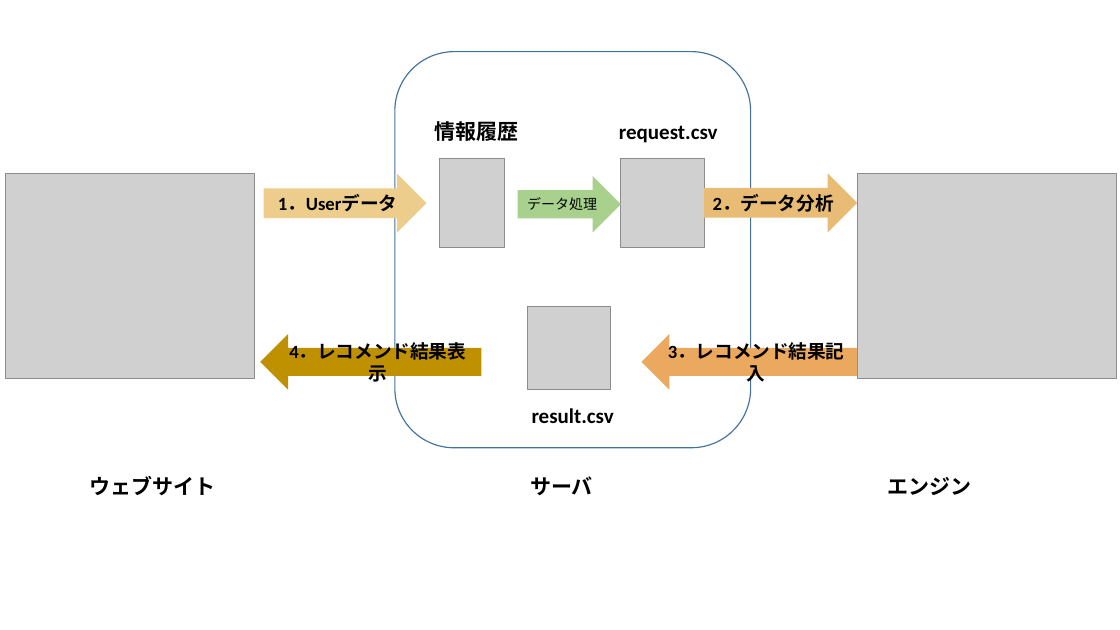
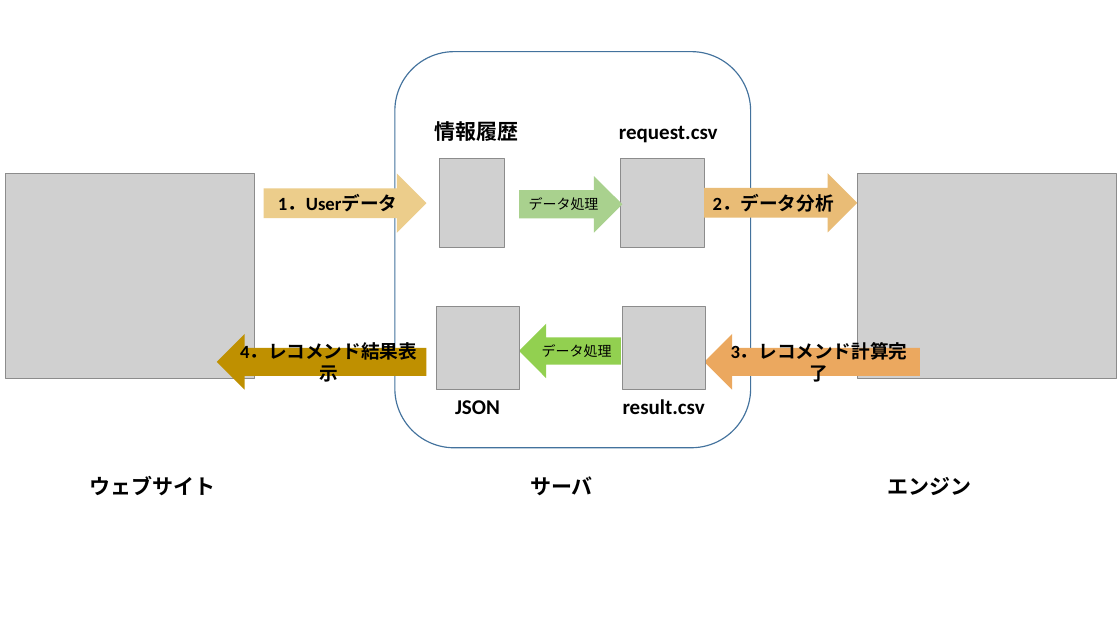
Before and after one commit to we333/m2_paper, a slide deck: slide 7 of ppt.pptx. Drawn at 1120x630 pixels with LibreOffice and Linux fonts; fonts in the diff are those of the drawing; grey boxes stand for pictures. Boxes give left, top, right and bottom in pixels: in the first picture for what was removed or moved away, otherwise in the second. Text is boxed around its words. In the diff, an @@ line names an element or a change of style, - is before the commit and + after.

```diff
--- a/ppt.pptx
+++ b/ppt.pptx
@@ picture added at bbox=[436, 307, 519, 390] @@
@@ left arrow added at bbox=[519, 323, 621, 378], fill #92D050, 12 pt, text #000000 @@
+データ処理
@@ picture: place and size @@
-picture at bbox=[528, 307, 611, 390]
+picture at bbox=[623, 307, 706, 390]
@@ left arrow "4．レコメンド結果表示": place and size @@
-left arrow "4．レコメンド結果表示" at bbox=[260, 334, 481, 390]
+left arrow "4．レコメンド結果表示" at bbox=[217, 334, 427, 390]
@@ left arrow "3．レコメンド計算完了": place and size @@
-left arrow "3．レコメンド計算完了" at bbox=[642, 334, 858, 390]
+left arrow "3．レコメンド計算完了" at bbox=[704, 334, 920, 390]
@@ text in left arrow at bbox=[731, 342, 908, 386]: text changed @@
-3．レコメンド結果記入
+3．レコメンド計算完了
@@ text added at bbox=[455, 400, 500, 414], 18 pt, text #000000, bold @@
+JSON
@@ text "result.csv": place and size @@
-text "result.csv" at bbox=[532, 408, 614, 423]
+text "result.csv" at bbox=[623, 399, 705, 414]
```
Also in this commit, not shown: 1 slide added, 1 slide removed, 2 other files.
